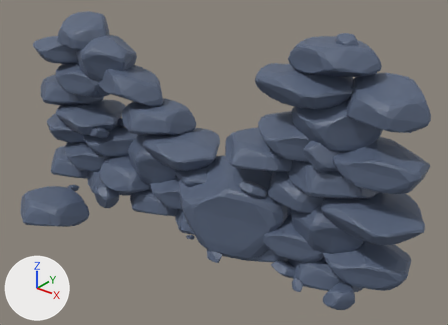
One commit to the FBX model LostVampire/Assets/ModelSceneObjects/source/Vampire_Assets_Wall3.fbx: the scene before it, then after it.
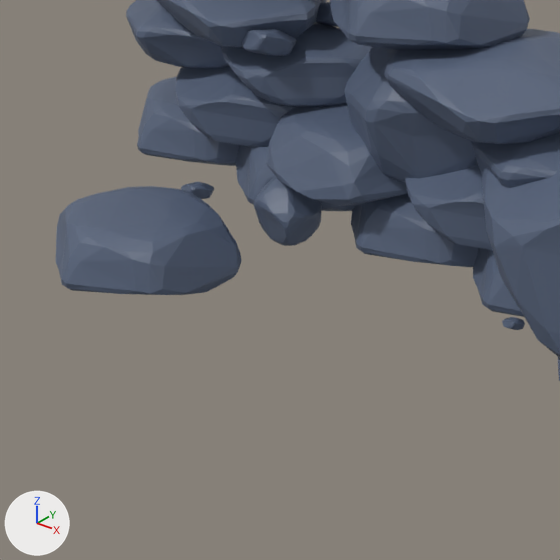
Old and new are each drawn whole from a camera (50 mm lens) standing at (1664.0, -1802.0, 1411.0) and looking at (264.0, -52.0, 326.0) and again close up on the part from 0% to 46% of the width and 36% to 100% of the height. The axes (+X, +Y, +Z) are drawn at lower left. The lights are the same throughout. Where no turn or scale is listed for an object, it has been applied to the vertices.

The first close-up shows 'Rock.045'.
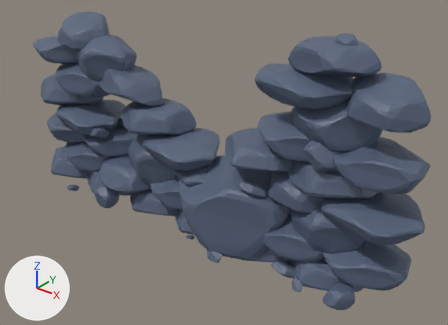
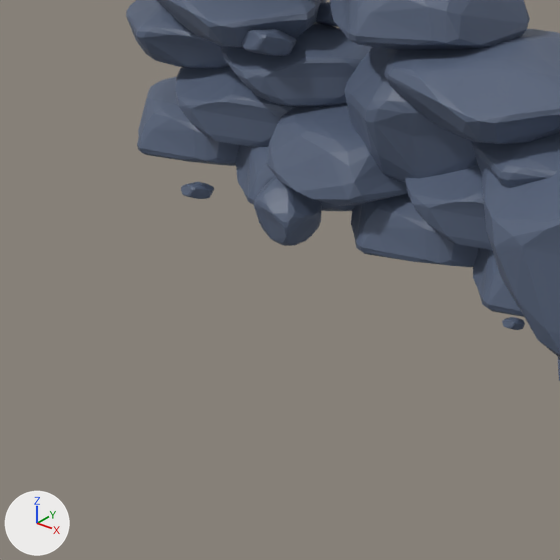
The newer file is also rescaled (x0.01) as a whole; pictures and numbers use the older file's frame.

What the commit changed:
me_cube_050 has 8567 vertices, 11244 faces and spans x -1233.0..801.0, y -519.0..231.0, z -198.0..778.0.
me_cube_050 is used by ob_rock_045; location (293.0, 0.0, 128.0).
me_cube_050 part 1: the loose piece of 125 vertices spanning x -954.0..-604.0, y -519.0..-250.0, z -198.0..-66.0 is deleted.

Changed parts and their boxes [x1, y1, x2, y2] in the close-ups (560 x 560 px):
'Rock.045', reshaped: before [55, 0, 560, 381]; after [126, 0, 560, 381]
part 1 of me_cube_050, deleted (blue): before [55, 186, 242, 295]
